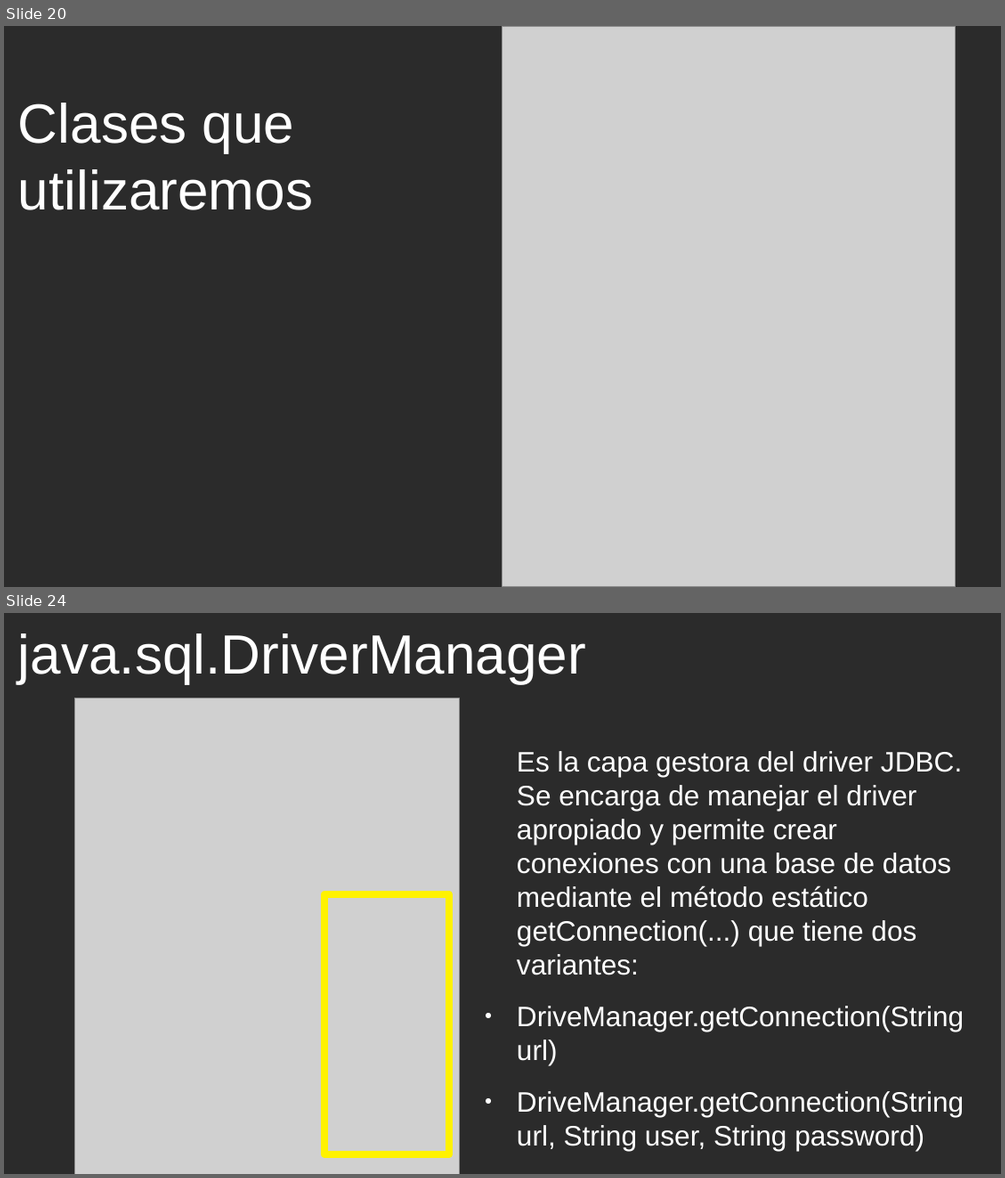
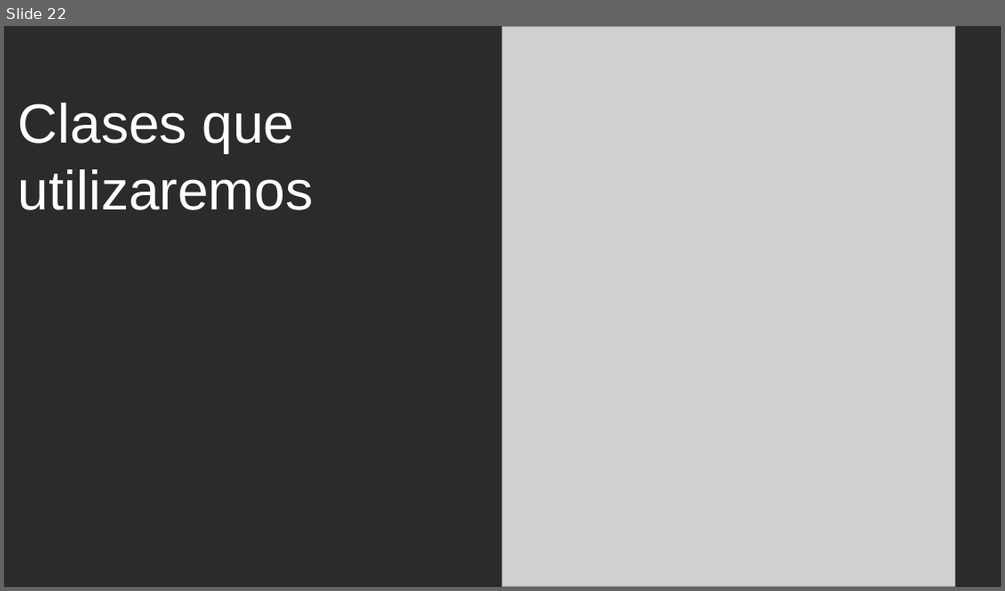
Before and after one commit to cmorenoruiz/ApuntesProgramacion, a slide deck: Unidad 13 Acceso a Bases de Datos/Acceso a BD Presentación para clase.odp. Shown one above the other, each under a label of ours: slides 20 and 24 before the commit, slide 22 after it; the slides between them are not shown. The pictures are 1005x1178 and 1005x591 pixels, drawn with LibreOffice and Linux fonts; fonts in the diff are those of the drawing; grey boxes stand for pictures; background and template pictures are left out; a plain dark background stands for a picture behind light text. Boxes give left, top, right and bottom in pixels: in the first picture for what was removed or moved away, otherwise in the second. Text is boxed around its words. In the diff, an @@ line names an element or a change of style, - is before the commit and + after.

```diff
--- a/Unidad 13 Acceso a Bases de Datos/Acceso a BD Presentación para clase.odp
+++ b/Unidad 13 Acceso a Bases de Datos/Acceso a BD Presentación para clase.odp
@@ slide 24 removed at bbox=[4, 613, 1001, 1174], background picture (left out) @@
@@ title removed at bbox=[18, 633, 586, 684] @@
-java.sql.DriverManager
@@ picture removed at bbox=[75, 698, 460, 1174] @@
@@ text removed at bbox=[517, 751, 963, 1151] @@
-Es la capa gestora del driver JDBC. Se encarga de manejar el driver apropiado y permite crear conexiones con una base de datos mediante el método estático getConnection(...) que tiene dos variantes:
-● DriveManager.getConnection(String url)
-● DriveManager.getConnection(String url, String user, String password)
@@ rectangle removed at bbox=[324, 894, 449, 1154] @@
@@ what was slide 20 is now slide 22 @@
```
Also in this commit, not shown: 6 slides changed, 4 slides added, 2 other slides removed, 2 other files.
